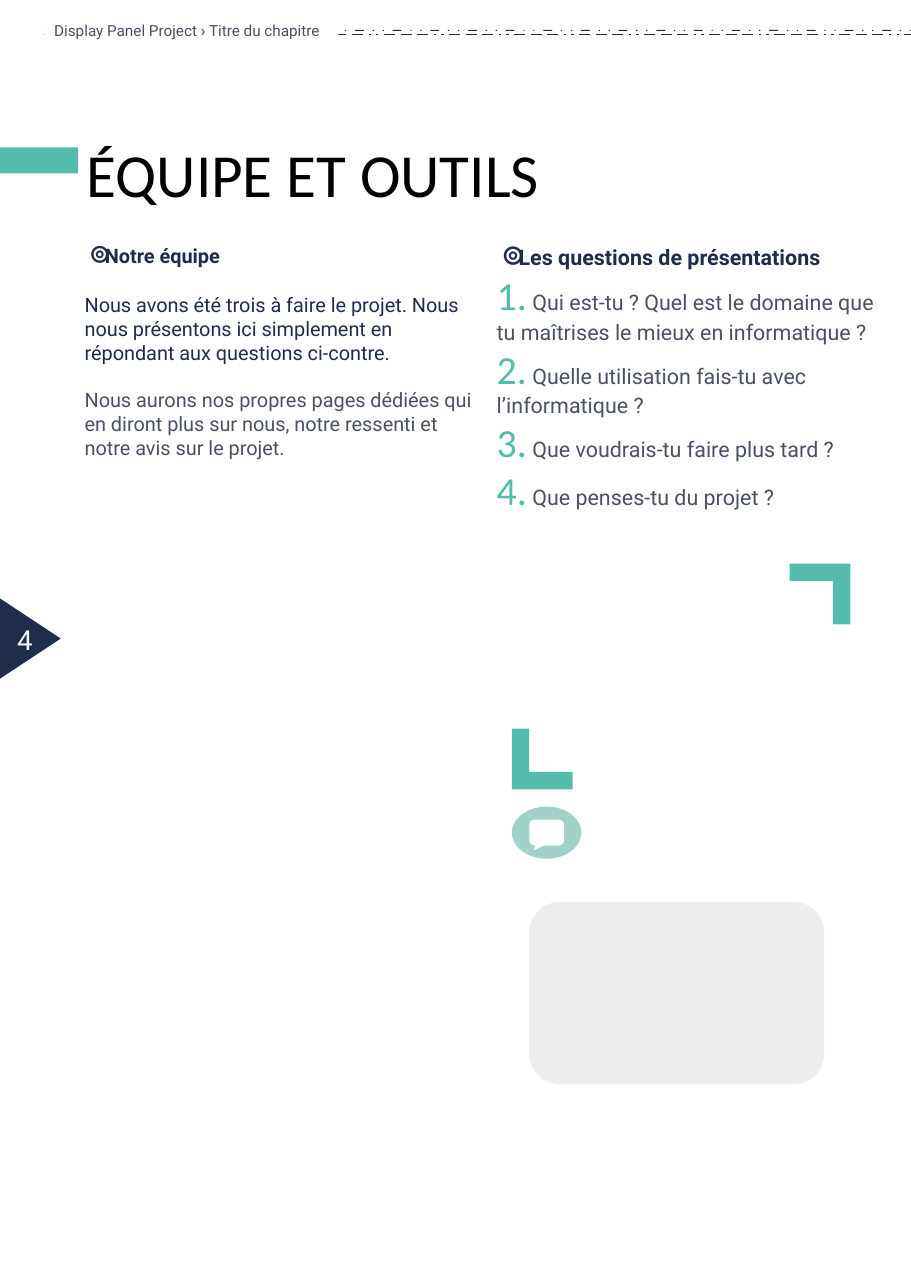
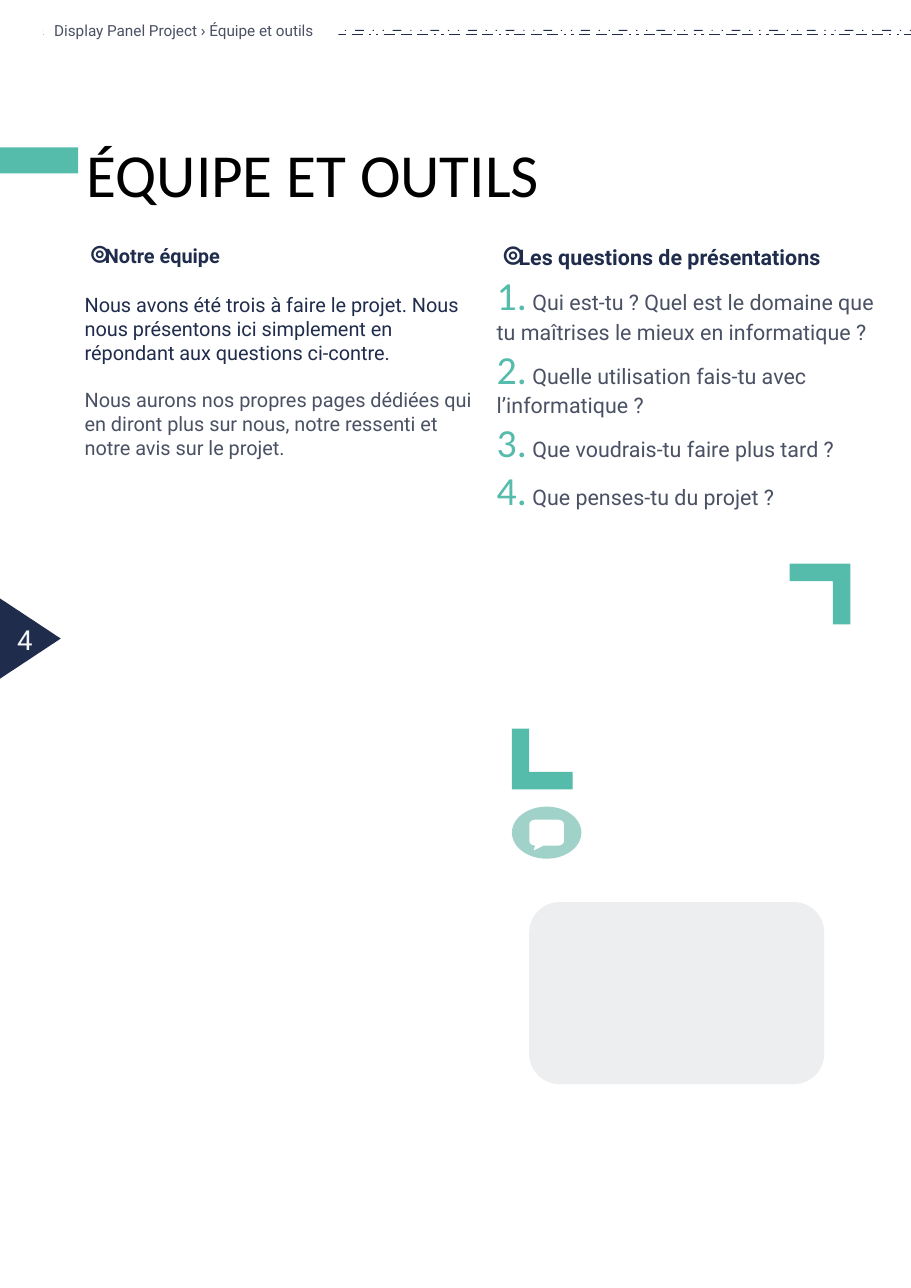
Before and after one commit to LoganTann/panneau, a slide deck: slide 4 of compte-rendu/CR_papier.odp. Drawn at 911x1288 pixels with LibreOffice and Linux fonts; fonts in the diff are those of the drawing. Boxes give left, top, right and bottom in pixels: in the first picture for what was removed or moved away, otherwise in the second. Text is boxed around its words. In the diff, an @@ line names an element or a change of style, - is before the commit and + after.

```diff
--- a/compte-rendu/CR_papier.odp
+++ b/compte-rendu/CR_papier.odp
@@ text at box(54, 22, 313, 40): text changed @@
-Display Panel Project › Titre du chapitre
+Display Panel Project › Équipe et outils
```
Also in this commit, not shown: 1 other slide changed, 2 slides added.
